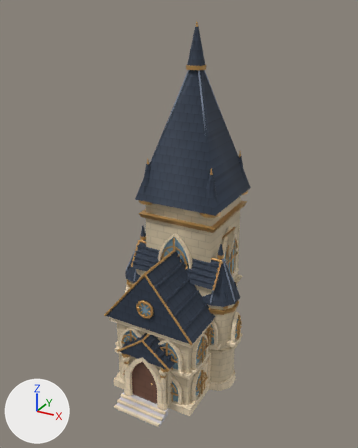
The glTF model dnd/strixhaven/map3d/models/silverquill-v3/angelic-tower.glb as it was, and as the next commit left it.
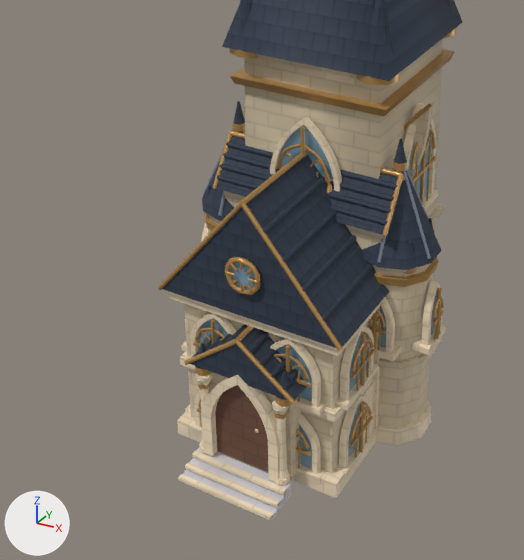
There are two pictures of each version: one whole from a camera (50 mm lens) standing at (7.55, -14.18, 12.95) and looking at (0.1, -0.63, 6.18), one close up on the part from 8% to 78% of the width and 39% to 100% of the height. The axes (+X, +Y, +Z) are drawn at lower left. The lights are the same throughout. The older version's two pictures come first. Vertices at exactly the same position are counted once.

The older version as bpy lines, for what is in view:
```python
me_mesh_0 = bpy.data.meshes.new('Mesh_0')
me_mesh_0.from_pydata(...)  # 11010 vertices, 19331 faces; spans x -2.39..2.39, y -3.55..2.26, z 0.0..12.54
me_mesh_0.materials.append(mat_ivory)
me_mesh_0.materials.append(mat_cream)
me_mesh_0.materials.append(mat_brass)
me_mesh_0.materials.append(mat_slate)
me_mesh_0.materials.append(mat_glass)
me_mesh_0.materials.append(mat_steel)
me_mesh_0.materials.append(mat_leather)
me_mesh_0.materials.append(mat_gilt)
me_mesh_0.materials.append(mat_marble)
ob_mesh_0 = bpy.data.objects.new('Mesh_0', me_mesh_0)
ob_mesh_0.location = (0.0, 0.0, 0.0)
```
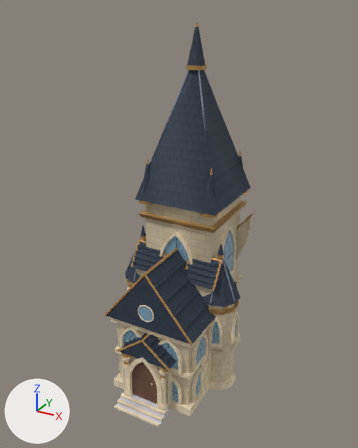
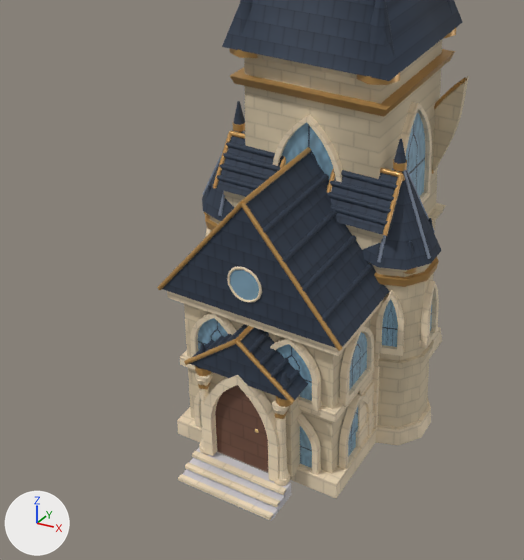
The change, as JSON lines over the scene's bpy script:
```json
{"op": "add", "block": "img_leaded_normal_png", "code": ["img_leaded_normal_png = load_image('leaded-normal.png', '_unpacked/leaded-normal.png', 16, 16, 'Non-Color')"]}
{"op": "add", "block": "img_leaded_jpg", "code": ["img_leaded_jpg = load_image('leaded.jpg', '_unpacked/leaded.jpg', 512, 512, 'sRGB')"]}
{"op": "add", "block": "mat_leaded_glass", "code": ["mat_leaded_glass = bpy.data.materials.new('leaded-glass')", "# colours: dark blue #33434c, blue #8eb5cc", "# uses the picture img_leaded_jpg", "# uses the picture img_leaded_normal_png"]}
{"block": "me_mesh_0", "where": "# used by ob_mesh_0; location = (0.0, 0.0, 0.0)"}
{"op": "remove", "block": "me_mesh_0", "code": "me_mesh_0.from_pydata(...)  # 11010 vertices, 19331 faces; spans x -2.39..2.39, y -3.55..2.26, z 0.0..12.54"}
{"op": "add", "block": "me_mesh_0", "code": "me_mesh_0.from_pydata(...)  # 5624 vertices, 9971 faces; spans x -2.28..2.28, y -3.55..2.25, z 0.0..12.54"}
{"block": "me_mesh_0", "change": "me_mesh_0 part 1: the loose piece of 52 vertices spanning x 0.99..1.73, y 0.41..0.55, z 4.0..6.0 is moved by (0.1, 1.35, 0.0)"}
{"block": "me_mesh_0", "change": "me_mesh_0 part 2: a new loose piece, a box spanning x 1.22..1.41, y 0.02..1.38, z 3.73..3.85, in mat_cream"}
{"block": "me_mesh_0", "change": "me_mesh_0 part 3: a new loose piece, a box spanning x 0.19..1.23, y -2.55..-2.36, z 0.21..0.33, in mat_cream"}
{"block": "me_mesh_0", "change": "me_mesh_0 part 4: a new loose piece, a box spanning x 0.19..1.23, y -2.55..-2.36, z 1.62..1.74, in mat_cream"}
{"block": "me_mesh_0", "change": "me_mesh_0 part 5: a new loose piece, a box spanning x 1.38..1.56, y -2.22..-1.21, z 0.21..0.33, in mat_cream"}
{"block": "me_mesh_0", "change": "me_mesh_0 part 6: a new loose piece, a box spanning x 1.38..1.56, y -2.22..-1.21, z 1.62..1.74, in mat_cream"}
{"block": "me_mesh_0", "change": "me_mesh_0 part 7: a new loose piece, a box spanning x 2.08..2.27, y -0.59..-0.11, z 1.94..2.06, in mat_cream"}
{"block": "me_mesh_0", "change": "me_mesh_0 part 8: the loose piece of 41 vertices spanning x 0.96..1.75, y 0.37..0.43, z 3.99..6.02 is moved by (0.1, 1.35, 0.0)"}
{"block": "me_mesh_0", "change": "me_mesh_0 part 9: the loose piece of 76 vertices spanning x -2.32..-2.2, y -0.65..-0.05, z 2.04..3.17 is rebuilt with 76 vertices and now spans x -2.28..-2.15, y -0.58..-0.12, z 2.04..3.17"}
{"block": "me_mesh_0", "change": "me_mesh_0 part 10: the loose piece of 76 vertices spanning x -0.67..0.67, y -0.79..-0.67, z 3.83..5.85 is rebuilt with 11 vertices and now spans x -0.57..0.57, y -0.64..-0.62, z 3.83..5.75, in mat_leaded_glass"}
{"block": "me_mesh_0", "change": "me_mesh_0 part 11: the loose piece of 76 vertices spanning x 1.37..1.49, y 0.03..1.37, z 3.83..5.85 is rebuilt with 11 vertices and now spans x 1.32..1.34, y 0.13..1.27, z 3.83..5.75, in mat_leaded_glass"}
{"block": "me_mesh_0", "change": "me_mesh_0 part 12: the loose piece of 76 vertices spanning x 2.2..2.32, y -0.65..-0.05, z 2.04..3.17 is rebuilt with 76 vertices and now spans x 2.15..2.28, y -0.58..-0.12, z 2.04..3.17"}
{"block": "me_mesh_0", "change": "me_mesh_0 part 13: 286 loose pieces with 5820 vertices, spanning x -2.39..2.39, y -2.8..2.26, z 0.21..6.02, are deleted"}
{"block": "me_mesh_0", "change": "me_mesh_0 part 14: 537 vertices removed from x -1.85..1.96, y -3.03..2.12, z 0.26..5.75; 1023 vertices added at x -2.2..2.2, y -3.01..2.12, z 0.26..6.02"}
{"block": "me_mesh_0", "change": "other edits to the shape of me_mesh_0 do not show in these pictures"}
{"op": "add", "block": "me_mesh_0", "code": "me_mesh_0.materials.append(mat_leaded_glass)"}
```

Boxes (x1, y1, x2, y2) around the edits, measured in the close-ups (524 x 560 px; the box of a moved part takes in the faces that stretch with it):
```json
{"object": "Mesh_0", "change": "reshaped", "before": [157, 0, 463, 521], "after": [157, 0, 469, 521]}
{"part": 1, "of": "me_mesh_0", "change": "moved or reshaped", "before": [404, 102, 434, 178], "after": [433, 76, 469, 172]}
{"part": 2, "of": "me_mesh_0", "change": "added", "after": [420, 192, 430, 204], "on screen": "mostly hidden"}
{"part": 3, "of": "me_mesh_0", "change": "added", "after": [298, 464, 322, 475], "on screen": "mostly hidden"}
{"part": 4, "of": "me_mesh_0", "change": "added", "after": [298, 397, 322, 412], "on screen": "mostly hidden"}
{"part": 5, "of": "me_mesh_0", "change": "added", "after": [337, 435, 369, 470], "on screen": "mostly hidden"}
{"part": 6, "of": "me_mesh_0", "change": "added", "after": [338, 369, 373, 407]}
{"part": 7, "of": "me_mesh_0", "change": "added", "after": [419, 330, 437, 349]}
{"part": 8, "of": "me_mesh_0", "change": "moved or reshaped", "before": [404, 104, 432, 130], "after": [432, 77, 467, 174]}
{"part": 9, "of": "me_mesh_0", "change": "rebuilt", "before": [201, 222, 210, 242], "after": [205, 228, 210, 237], "on screen": "mostly hidden"}
{"part": 10, "of": "me_mesh_0", "change": "rebuilt", "before": [270, 116, 342, 191], "after": [282, 122, 333, 180]}
{"part": 11, "of": "me_mesh_0", "change": "rebuilt", "before": [404, 103, 436, 194], "after": [406, 112, 426, 197]}
{"part": 12, "of": "me_mesh_0", "change": "rebuilt", "before": [421, 280, 443, 346], "after": [421, 280, 439, 343], "on screen": "17% narrower"}
{"part": 13, "of": "me_mesh_0", "change": "deleted", "before": [181, 126, 446, 484], "on screen": "mostly hidden"}
{"part": 14, "of": "me_mesh_0", "change": "moved or reshaped", "before": [196, 125, 430, 486], "after": [198, 102, 432, 486], "on screen": "mostly hidden before"}
```
